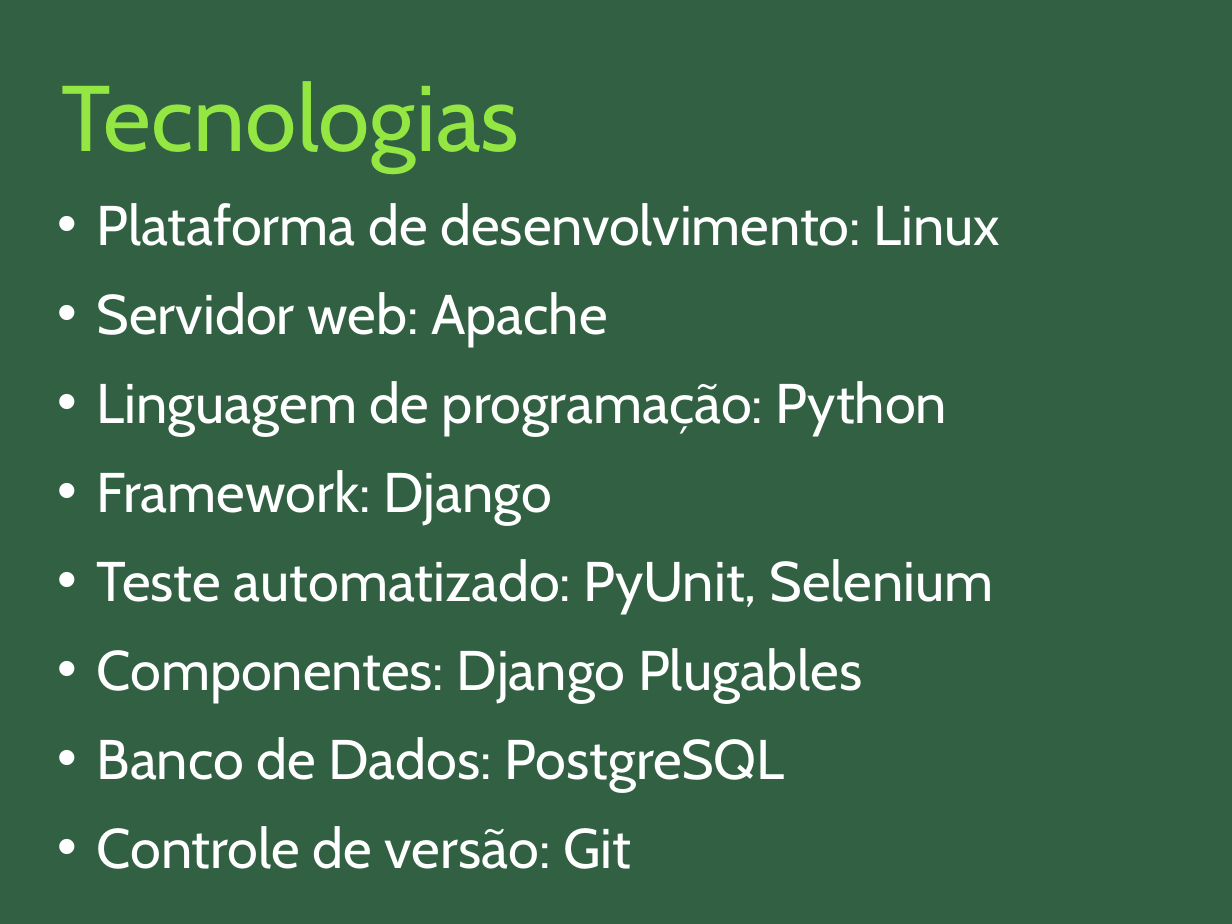
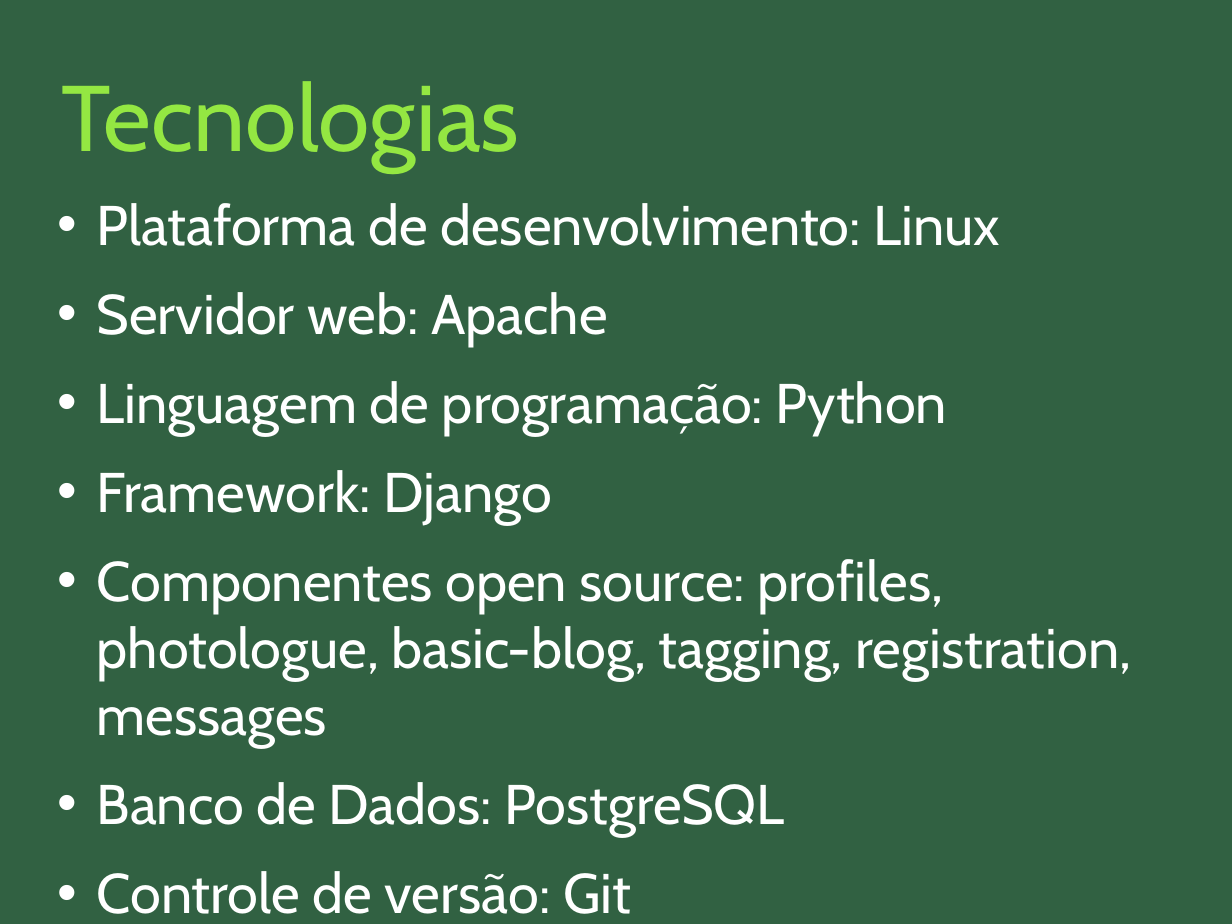
Before and after one commit to nathaliaspatricio/febracev, a slide deck: slide 9 of docs/monografia/apresentação_final.odp (slide 11 before the commit). Drawn at 1232x924 pixels with LibreOffice and Linux fonts; fonts in the diff are those of the drawing. Boxes give left, top, right and bottom in pixels: in the first picture for what was removed or moved away, otherwise in the second. Text is boxed around its words. In the diff, an @@ line names an element or a change of style, - is before the commit and + after.

```diff
--- a/docs/monografia/apresentação_final.odp
+++ b/docs/monografia/apresentação_final.odp
@@ text at bbox=[97, 559, 1132, 748]: text changed @@
-• Teste automatizado: PyUnit, Selenium
-• Componentes: Django Plugables
+• Componentes open source: profiles, photologue, basic-blog, tagging, registration, messages
```
Also in this commit, not shown: 6 other slides changed, 8 slides added, 32 slides removed.
